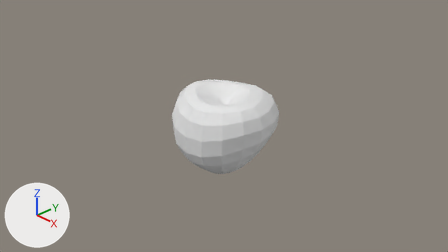
One commit to the Blender file apples.blend: the scene before it, then after it.
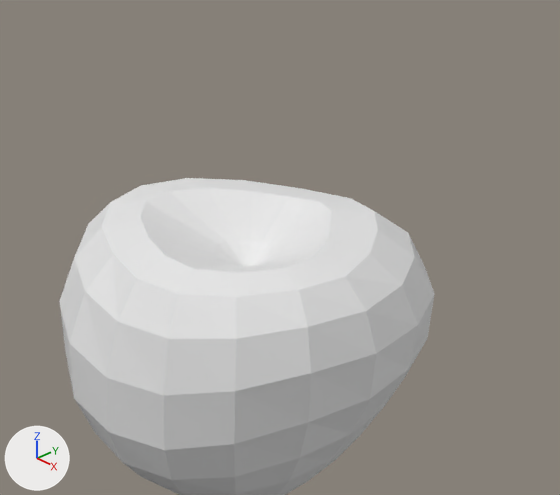
Each version appears first from the file's camera 'Camera', and next in a close-up on the part from 35% to 70% of the width and 11% to 68% of the height. Arrows for +X, +Y and +Z are at lower left; the lights stay in place.
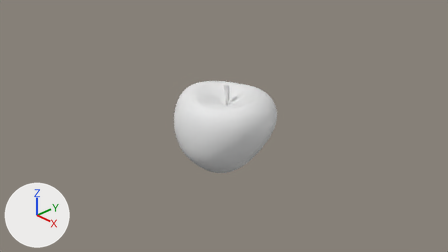
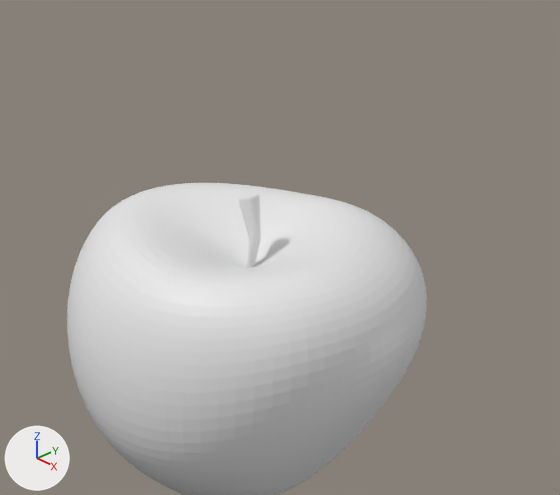
Boxes (x1, y1, x2, y2) around the edits, measured in the close-ups (560 x 495 px):
'Sphere', modifiers changed
    before: (59, 178, 434, 495)
    after: (67, 183, 427, 495)
'Cylinder', added
    after: (239, 194, 261, 268)

The change in detail:
Mesh me_cylinder is new.
It has 96 vertices, 82 faces and spans x 0.001..0.141, y -0.052..0.052, z 0.31..0.789.
Object 'Sphere' (ob_sphere) gains a SUBSURF modifier named 'Subdivision'.
Modifier setting: levels = 3.
Object 'Cylinder' (ob_cylinder) is new; it shows me_cylinder.
Its location is (0.0, 0.0, 0.0).
It gains a SUBSURF modifier named 'Subdivision'.
Modifier setting: levels = 3.
